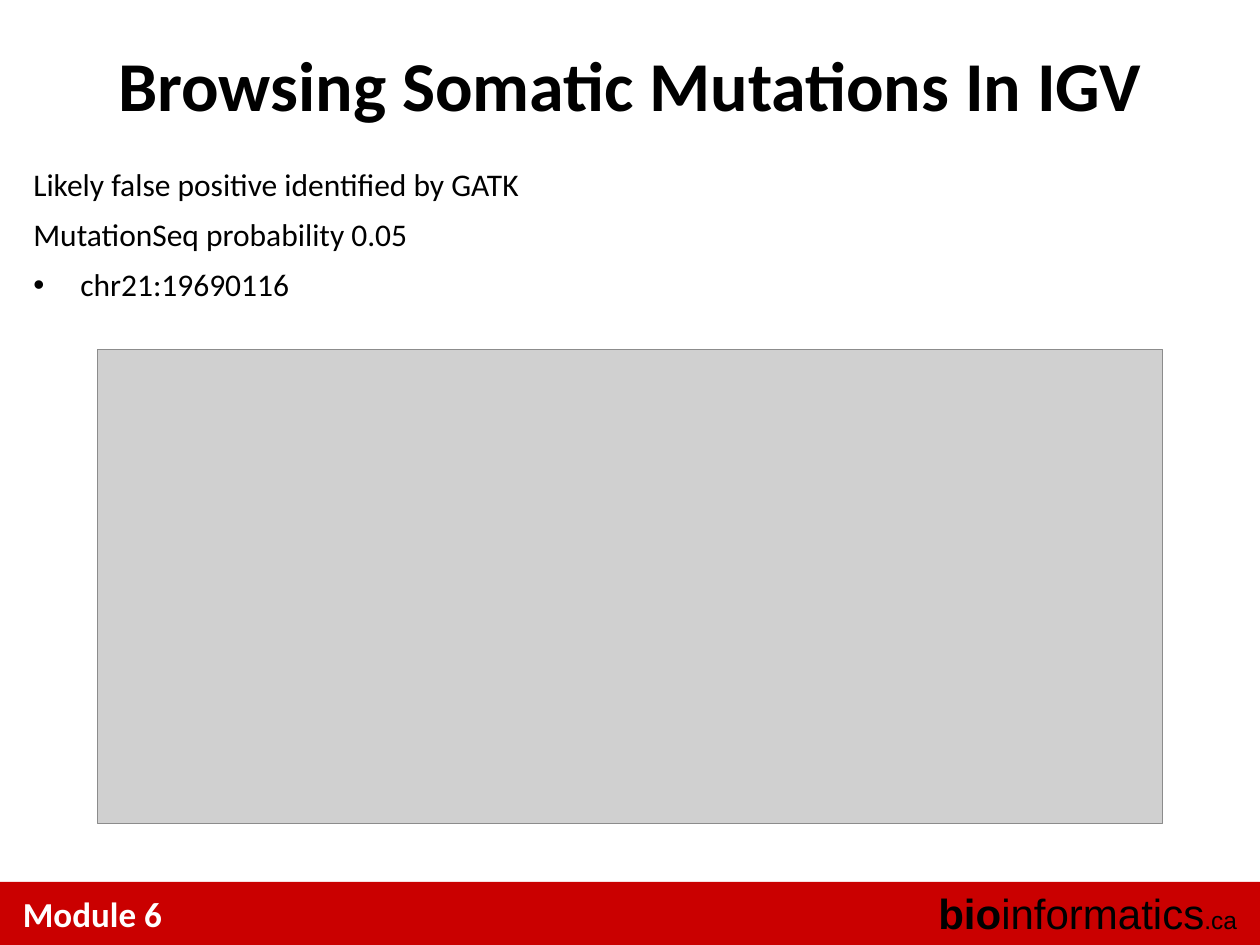
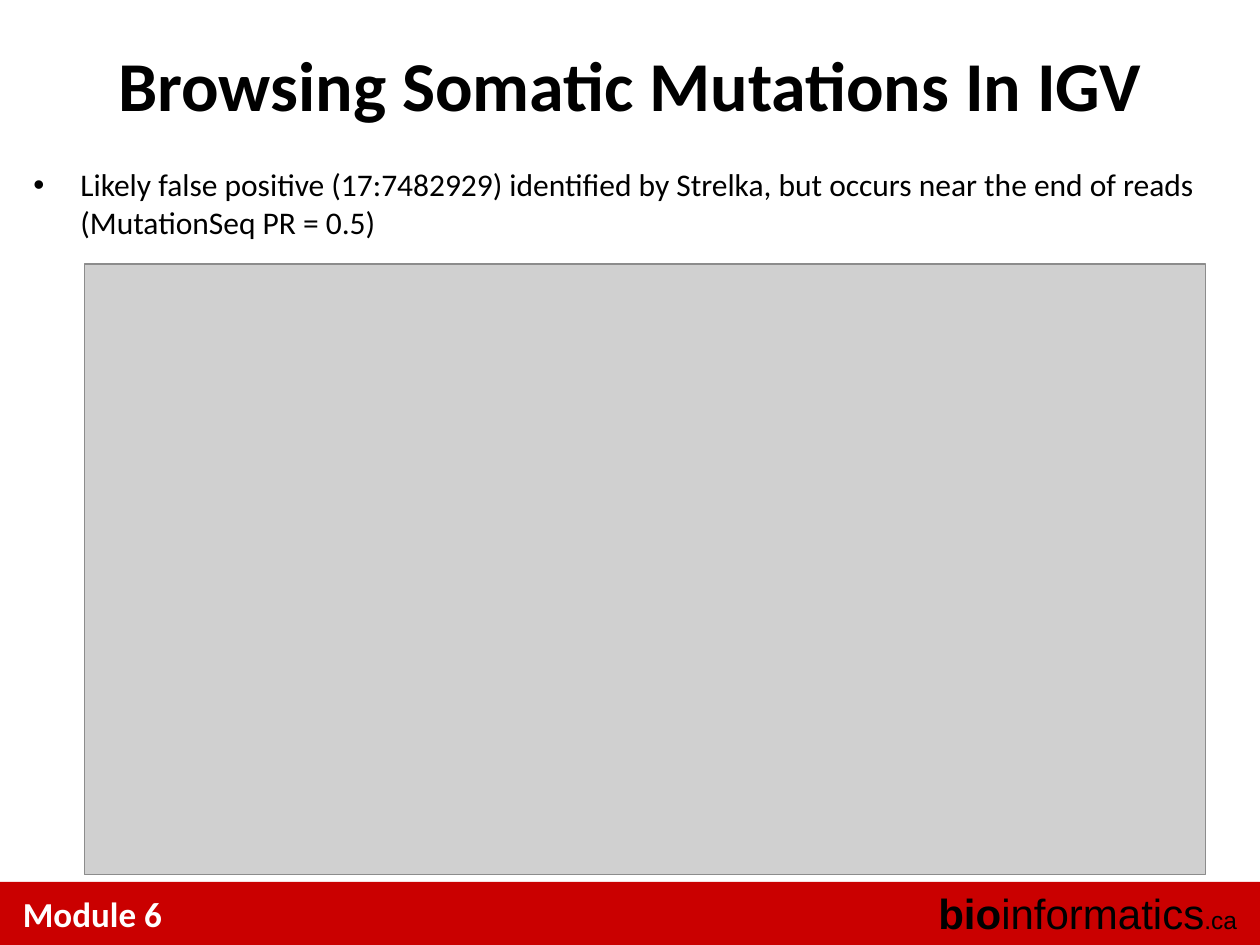
Before and after one commit to tinyheero/BICG-2016, a slide deck: slide 12 of snvs/content/BiCG_2014_Module6_Lab_shah.ppt (slide 15 before the commit). Drawn at 1260x945 pixels with LibreOffice and Linux fonts; fonts in the diff are those of the drawing; grey boxes stand for pictures. Boxes give left, top, right and bottom in pixels: in the first picture for what was removed or moved away, otherwise in the second. Text is boxed around its words. In the diff, an @@ line names an element or a change of style, - is before the commit and + after.

```diff
--- a/snvs/content/BiCG_2014_Module6_Lab_shah.ppt
+++ b/snvs/content/BiCG_2014_Module6_Lab_shah.ppt
@@ text at bbox=[80, 173, 1193, 239]: text changed @@
-Likely false positive identified by GATK
-MutationSeq probability 0.05
-• chr21:19690116
+• Likely false positive (17:7482929) identified by Strelka, but occurs near the end of reads (MutationSeq PR = 0.5)
@@ picture: place and size @@
-picture at bbox=[97, 349, 1163, 823]
+picture at bbox=[84, 265, 1206, 876]
```
Also in this commit, not shown: 8 other slides changed, 3 slides added, 6 slides removed, 1 other file.
